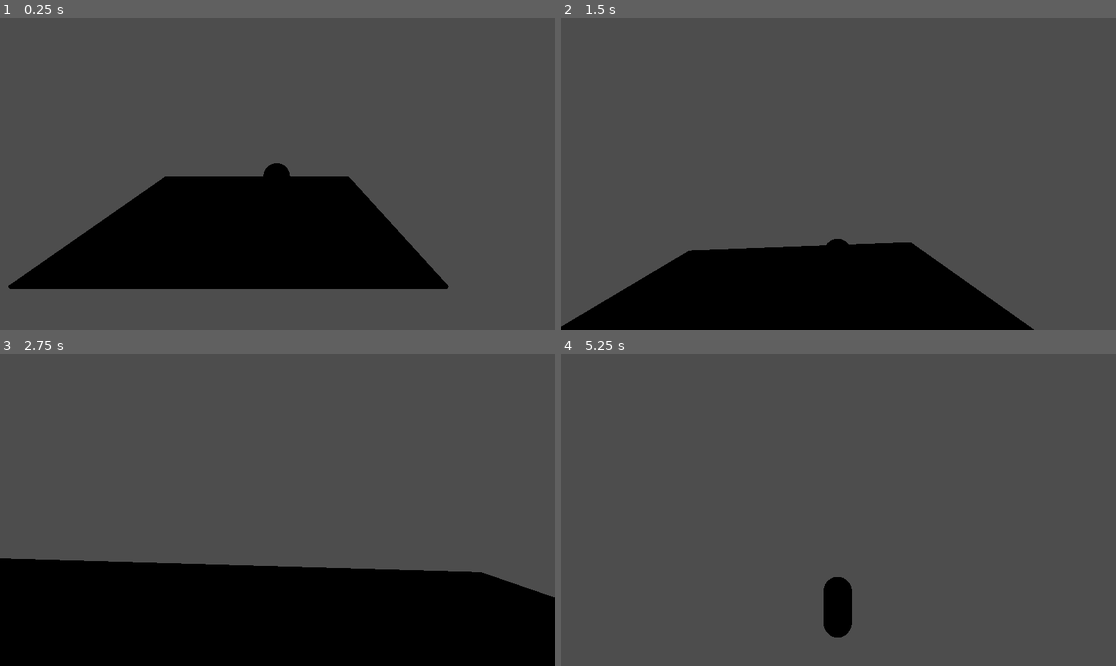
Above: before the commit, frames 1-4 (two rows, left to right).
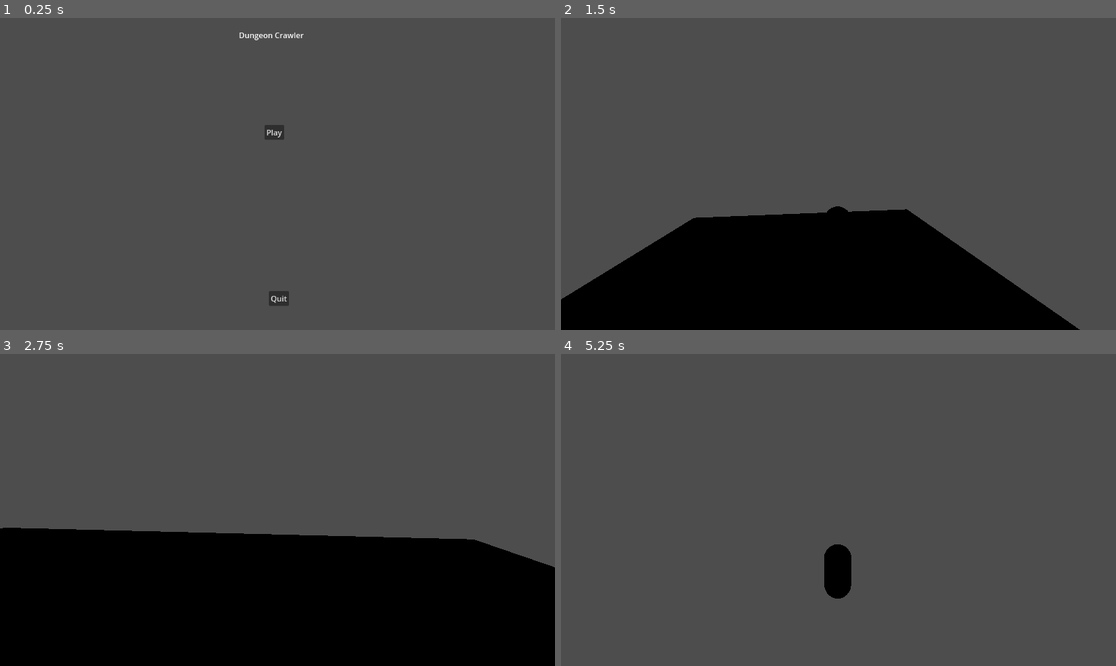
Above: after the commit, the same moments.

Repository: Dedzsinator/dungeoncrawler
Game: Godot game, scene res://Scenes/Menu.tscn
The game is run twice, just before and just after one commit, with the same random seed, the same clock (stepped at 60 frames per second) and the same inputs. Before the commit the project starts from res://Scenes/Main.tscn.
Inputs (mouse positions are in pixels of both pictures, inside the frame that each line leads up to):
- Up to frame 1 (0.25 s): no input
- Up to frame 2 (1.5 s): click (832, 133) at 0.5 s, where only the run after the commit has a clickable "Play"; tap Enter at 1.25 s; move the mouse to (866, 174) at 1.27 s; hold W (move_forward) from 1.28 s (still down)
- Up to frame 3 (2.75 s): keep holding W (move_forward); tap Space (jump) at 1.52, 2.27 s; move the mouse to (249, 510) at 2.02 s
- Up to frame 4 (5.25 s): keep holding W (move_forward); move the mouse to (849, 503) at 2.77 s; tap Space (jump) at 3.5, 3.77, 4.52, 5 s; move the mouse to (832, 516) at 3.52 s; tap Enter at 4.25 s; move the mouse to (877, 513) at 4.27 s; move the mouse to (794, 506) at 5.02 s

The runs differ from the first frame. In frame 1, 21% of the frame differs, in the area x 1-81%, y 4-93%; in frame 2, 8.9%; in frame 3, 10%; in frame 4, 1.2%.

Commit message:
Painful main menu done

Diff:
--- /dev/null
+++ b/Scenes/Menu.tscn
@@ -0,0 +1,38 @@
+[gd_scene load_steps=2 format=3 uid="uid://dg8sqwuhtc3kk"]
+
+[ext_resource type="Script" path="res://Scripts/canvas_layer.gd" id="1_a1yye"]
+
+[node name="Menu" type="Node2D"]
+
+[node name="CanvasLayer" type="CanvasLayer" parent="."]
+script = ExtResource("1_a1yye")
+
+[node name="Name" type="Label" parent="CanvasLayer"]
+offset_left = 496.0
+offset_top = 24.0
+offset_right = 631.0
+offset_bottom = 47.0
+text = "Dungeon Crawler"
+
+[node name="Playbtn" type="Button" parent="CanvasLayer"]
+offset_left = 549.0
+offset_top = 222.0
+offset_right = 590.0
+offset_bottom = 253.0
+text = "Play"
+
+[node name="QuitBtn" type="Button" parent="CanvasLayer"]
+offset_left = 558.0
+offset_top = 567.0
+offset_right = 600.0
+offset_bottom = 598.0
+text = "Quit"
+
+[node name="Background" type="TextureRect" parent="CanvasLayer"]
+offset_left = 373.0
+offset_top = 213.0
+offset_right = 413.0
+offset_bottom = 253.0
+
+[connection signal="pressed" from="CanvasLayer/Playbtn" to="CanvasLayer" method="_on_playbtn_pressed"]
+[connection signal="pressed" from="CanvasLayer/QuitBtn" to="CanvasLayer" method="_on_quit_btn_pressed"]
--- /dev/null
+++ b/Scripts/canvas_layer.gd
@@ -0,0 +1,8 @@
+extends CanvasLayer
+
+func _on_playbtn_pressed() -> void:
+	get_tree().change_scene_to_file("res://Scenes/Main.tscn")
+
+
+func _on_quit_btn_pressed() -> void:
+	get_tree().quit()
--- a/project.godot
+++ b/project.godot
@@ -11,7 +11,7 @@
 [application]
 
 config/name="DungeonCrawler"
-run/main_scene="res://Scenes/Main.tscn"
+run/main_scene="res://Scenes/Menu.tscn"
 config/features=PackedStringArray("4.3", "Forward Plus")
 config/icon="res://icon.svg"
 
Not shown, changed: README.md
